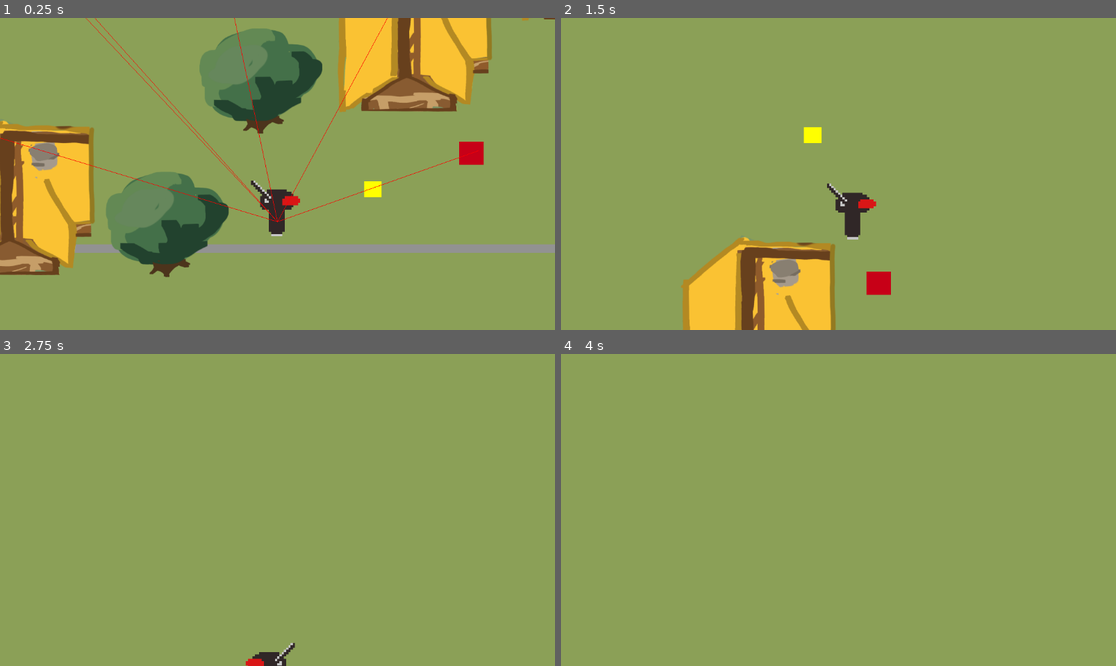
Above: before the commit, frames 1-4 (two rows, left to right).
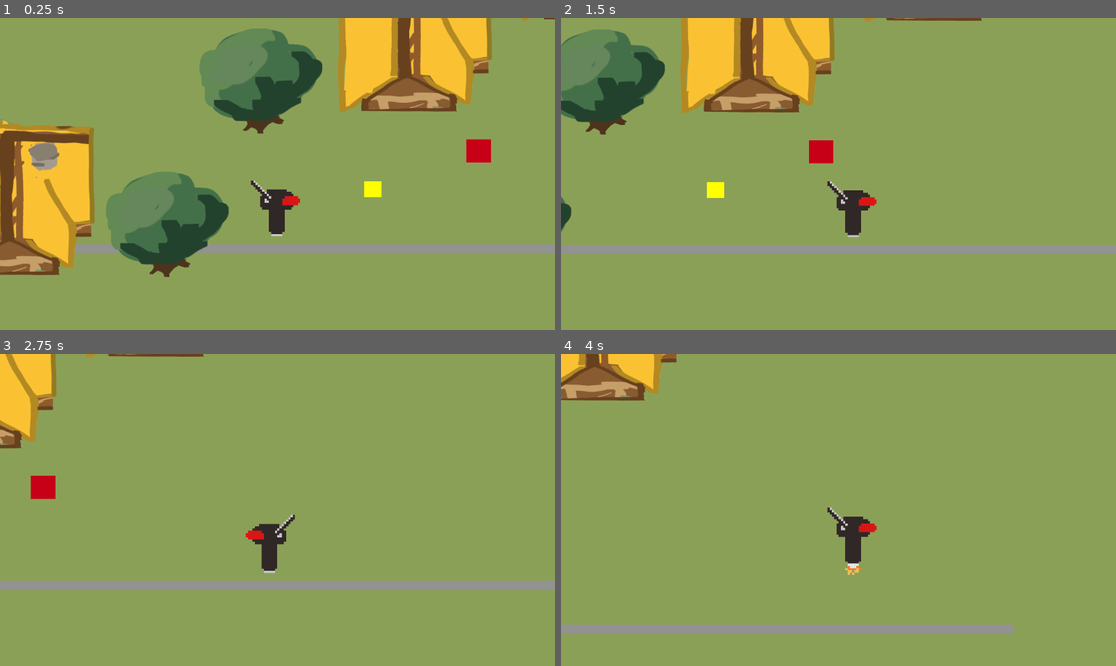
Above: after the commit, the same moments.

Repository: sophieTheProgrammer/queblejam
Game: Godot game, scene res://scenes/level_first.tscn
The game is run twice, just before and just after one commit, with the same random seed, the same clock (stepped at 60 frames per second) and the same inputs.
Inputs:
- Up to frame 1 (0.25 s): no input
- Up to frame 2 (1.5 s): hold Right (Right) from 0.53 s (still down); tap Space (Jump) at 0.77 s
- Up to frame 3 (2.75 s): tap Space (Jump) at 1.52 s; release Right (Right) at 2.03 s; hold Left (Left) from 2.03 s (still down)
- Up to frame 4 (4 s): release Left (Left) at 2.78 s; hold Right (Right) from 2.78 s (still down); tap Space (Jump) at 3.02, 3.77 s

The runs differ from the first frame. In frame 1, 0.9% of the frame differs, in the area x 0-89%, y 0-66%; in frame 2, 23%, in the area x 0-100%, y 0-100%; in frame 3, 7.2%; in frame 4, 6.0%.

Commit message:
enemy in tutorial

Diff:
--- /dev/null
+++ b/scenes/activation.tscn
@@ -0,0 +1,8 @@
+[gd_scene format=3 uid="uid://c8tgcygsebtkr"]
+
+[sub_resource type="RectangleShape2D" id="RectangleShape2D_ddnr6"]
+
+[node name="activation" type="Area2D" unique_id=713297998]
+
+[node name="CollisionShape2D" type="CollisionShape2D" parent="." unique_id=759687710]
+shape = SubResource("RectangleShape2D_ddnr6")
--- a/scenes/enemy.tscn
+++ b/scenes/enemy.tscn
@@ -19,6 +19,7 @@
 
 [node name="NavigationAgent2D" type="NavigationAgent2D" parent="." unique_id=506269665]
 debug_enabled = true
+debug_use_custom = true
 
 [node name="Timer" type="Timer" parent="." unique_id=1739188031]
 autostart = true
--- a/scenes/player.tscn
+++ b/scenes/player.tscn
@@ -69,6 +69,7 @@
 size = Vector2(152.18666, 87.93544)
 
 [node name="player" type="CharacterBody2D" unique_id=575009404]
+collision_layer = 4
 script = ExtResource("1_3vyb7")
 
 [node name="AnimatedSprite2D" type="AnimatedSprite2D" parent="." unique_id=1416682726]
--- a/scenes/tutorial.tscn
+++ b/scenes/tutorial.tscn
@@ -3,6 +3,15 @@
 [ext_resource type="PackedScene" uid="uid://fqnpaxidr784" path="res://scenes/player.tscn" id="1_8ho6b"]
 [ext_resource type="PackedScene" uid="uid://cn2rabxmse2ls" path="res://scenes/house.tscn" id="2_ph3nu"]
 [ext_resource type="PackedScene" uid="uid://bey60bmk2kegn" path="res://scenes/tree.tscn" id="3_ph3nu"]
+[ext_resource type="PackedScene" uid="uid://ciuakvp37r8bx" path="res://scenes/enemy.tscn" id="4_4kmhl"]
+
+[sub_resource type="RectangleShape2D" id="RectangleShape2D_4kmhl"]
+size = Vector2(327.16248, 262.1739)
+
+[sub_resource type="NavigationPolygon" id="NavigationPolygon_4kmhl"]
+vertices = PackedVector2Array(1557.8516, 2648.9766, -844.4922, 2707.8281, -2965.6406, -2209.961, 4180.7266, -3241.4219, 7813.6406, 92.3125, 5394.672, 3403.9531)
+polygons = Array[PackedInt32Array]([PackedInt32Array(0, 1, 2, 3, 4), PackedInt32Array(0, 4, 5)])
+outlines = Array[PackedVector2Array]([PackedVector2Array(1557, 2659, 5399, 3415, 7827, 91, 4184, -3252, -2980, -2218, -851, 2718)])
 
 [node name="tutorial" type="Node2D" unique_id=1205344489]
 
@@ -58,3 +67,20 @@
 [node name="tree" parent="trees" unique_id=1956730079 instance=ExtResource("3_ph3nu")]
 position = Vector2(3670, 791)
 script = null
+
+[node name="enemy" parent="." unique_id=1707054168 node_paths=PackedStringArray("Goal", "activation") instance=ExtResource("4_4kmhl")]
+position = Vector2(5828, -26)
+Goal = NodePath("../player")
+activation = NodePath("activate")
+
+[node name="activate" type="Area2D" parent="enemy" unique_id=1003307539]
+collision_layer = 4
+collision_mask = 4
+
+[node name="CollisionShape2D" type="CollisionShape2D" parent="enemy/activate" unique_id=207871282]
+position = Vector2(-357.99994, 388)
+scale = Vector2(4.37, 4.37)
+shape = SubResource("RectangleShape2D_4kmhl")
+
+[node name="NavigationRegion2D" type="NavigationRegion2D" parent="." unique_id=1293484053]
+navigation_polygon = SubResource("NavigationPolygon_4kmhl")
--- a/scripts/enemy.gd
+++ b/scripts/enemy.gd
@@ -4,20 +4,30 @@
 @export var Goal: Node = null
 @onready var navigation: NavigationAgent2D = $NavigationAgent2D
 @onready var timer: Timer = $Timer
+@export var activation: Area2D
+var activated : bool = false
+
 func _ready() -> void:
+	if activation:
+		activation.body_entered.connect(activate)
 	navigation.target_position = Goal.global_position
 
 func _physics_process (delta: float) -> void:
-	if !navigation.is_target_reached() and !Global.debug:
+	if !navigation.is_target_reached() and !Global.debug and activated:
 		var nav_point_direction = to_local(navigation.get_next_path_position()).normalized()
 		velocity = nav_point_direction * movement_speed * delta
+		print(nav_point_direction)
 		move_and_slide()
 
 func _on_timer_timeout() -> void:
 	if navigation.target_position != Goal.global_position && !Global.debug:
 		navigation.target_position = Goal.global_position
 		timer.start()
+		print("starting timer")
 
 func _on_area_2d_area_entered(area: Area2D) -> void:
 	if !Global.debug:
 		get_tree().reload_current_scene()
+
+func activate(body):
+	activated = true
